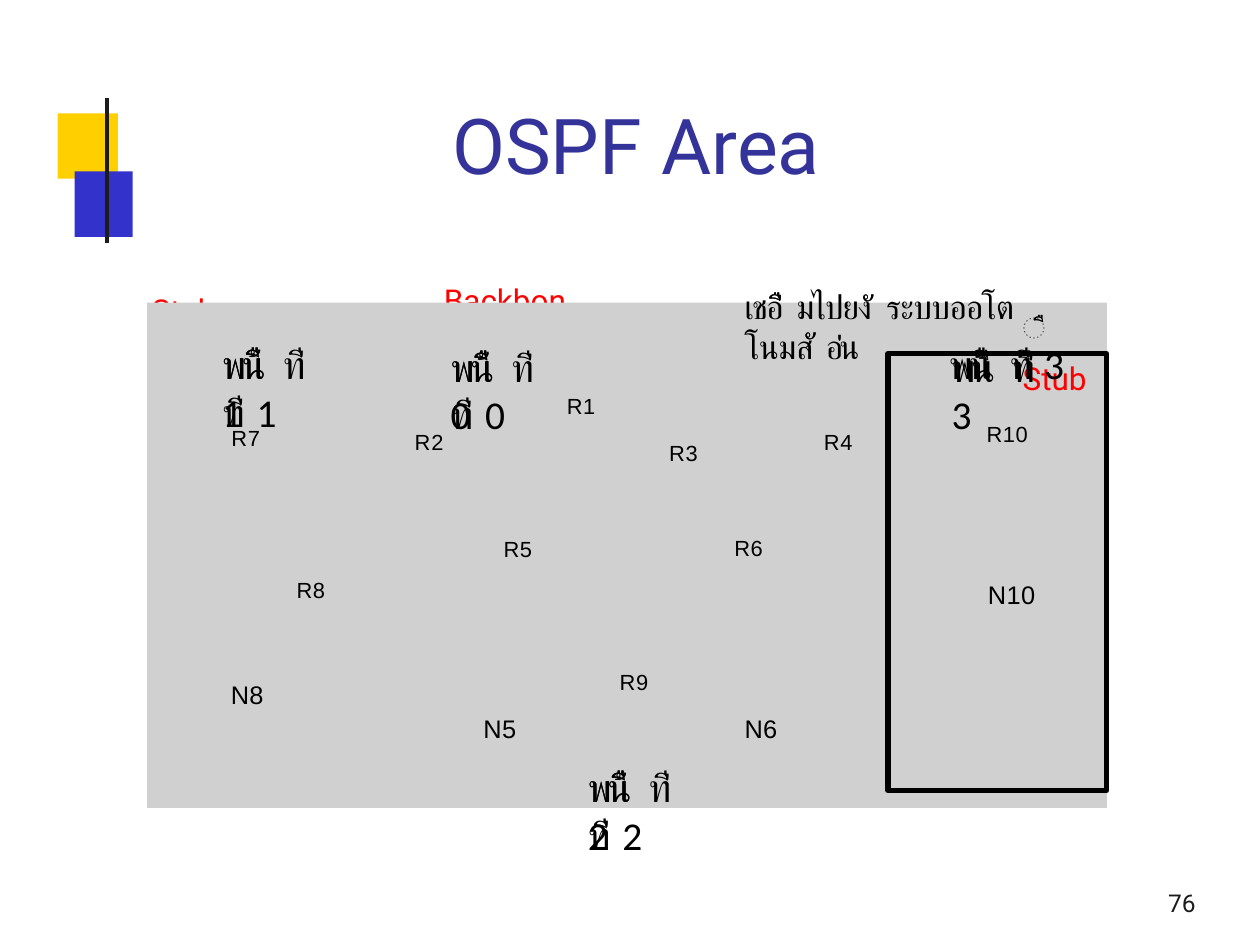
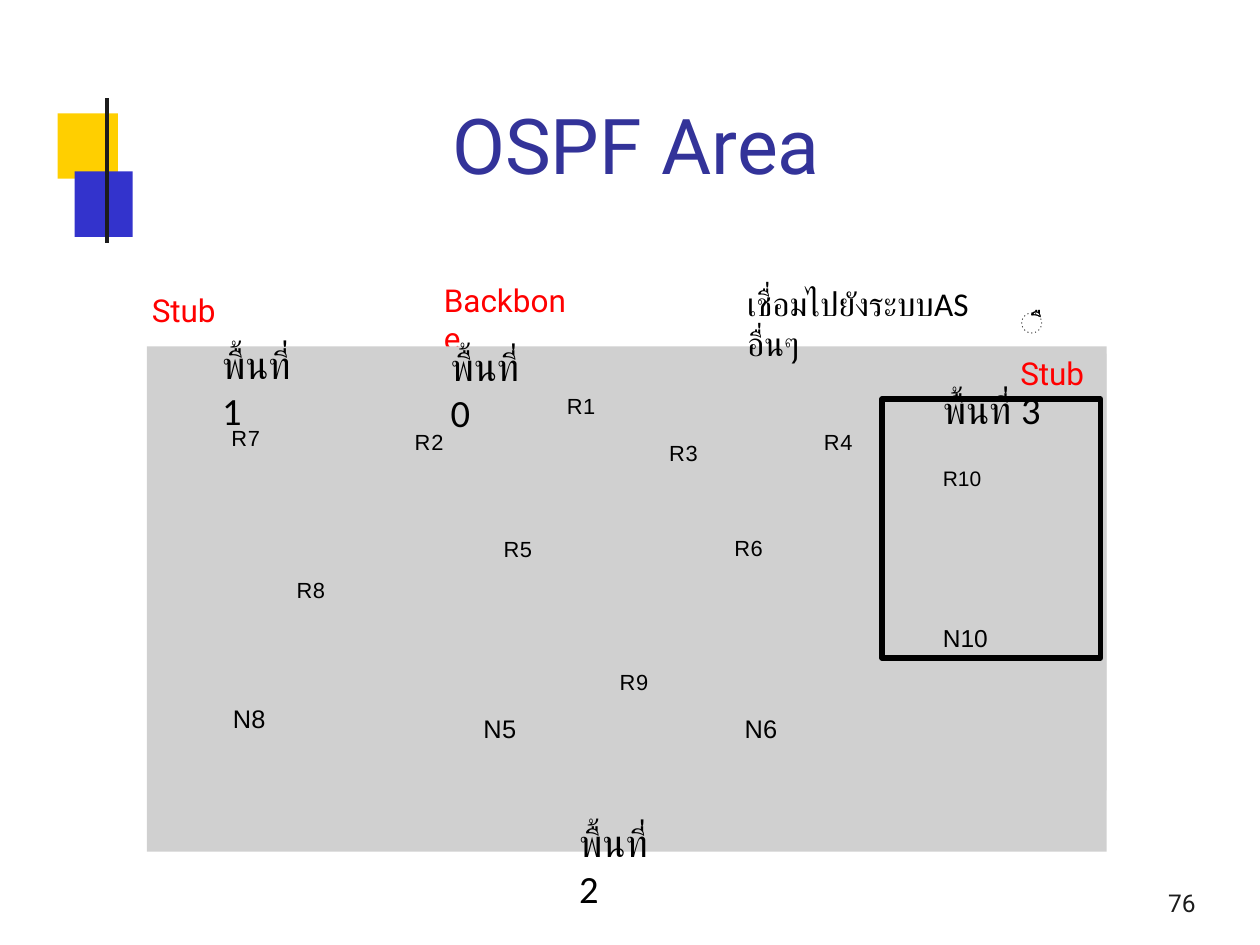
Before and after one commit to Al0nesauurs/etc, a slide deck: slide 76 of networkStudy/2015-09-routing-i.pptx. Drawn at 1260x945 pixels with LibreOffice and Linux fonts; fonts in the diff are those of the drawing; grey boxes stand for pictures; background and template pictures are left out. Boxes give left, top, right and bottom in pixels: in the first picture for what was removed or moved away, otherwise in the second. Text is boxed around its words. In the diff, an @@ line names an element or a change of style, - is before the commit and + after.

```diff
--- a/networkStudy/2015-09-routing-i.pptx
+++ b/networkStudy/2015-09-routing-i.pptx
@@ text at bbox=[747, 291, 968, 364]: text changed @@
-เชอ่่ืื มไปยงัั ระบบออโตโนมสัั อ่่น
+เชื่อมไปยังระบบAS อื่นๆ
@@ text "ืื Stub" rewrapped from bbox=[1023, 361, 1087, 391] to bbox=[1020, 361, 1084, 386] @@
@@ picture: place and size @@
-picture at bbox=[147, 302, 1108, 808]
+picture at bbox=[147, 346, 1108, 852]
@@ text at bbox=[222, 348, 290, 435]: text changed; size 22.5 to 22 pt @@
-พน้ื ท่ี 1
+พื้นที่1
@@ text at bbox=[451, 351, 519, 428]: text changed; size 22.5 to 22 pt @@
-พน้ื ท่ี 0
+พื้นที่ 0
@@ text removed at bbox=[949, 348, 1064, 390] @@
-พน้ื ท่ี 3
@@ text removed at bbox=[222, 396, 277, 438] @@
-พน้ื ท่ี 1
@@ text removed at bbox=[451, 398, 505, 430] @@
-พน้ื ท่ี 0
@@ rectangle "พื้นที่ 3": place and size @@
-rectangle "พื้นที่ 3" at bbox=[888, 354, 1106, 791]
+rectangle "พื้นที่ 3" at bbox=[882, 399, 1100, 659]
@@ text in rectangle at bbox=[943, 394, 1040, 425]: text changed; size 22.5 to 22 pt @@
-พน้ื ท่ี 3
+พื้นที่ 3
@@ text in rectangle at bbox=[943, 471, 988, 648]: size 12.5 to 12 pt, letter spacing 0.4 to 0 pt in "R10"; size 14.5 to 14 pt, letter spacing 0.2 to 0 pt in "N10"; indent changed @@
@@ text "N8": place and size @@
-text "N8" at bbox=[231, 686, 264, 705]
+text "N8" at bbox=[233, 710, 266, 729]
@@ text at bbox=[579, 827, 647, 903]: text changed; size 22.5 to 22 pt @@
-พน้ื ท่ี 2
+พื้นที่2
@@ text removed at bbox=[588, 818, 610, 850] @@
-พน้ื ท่ี 2
```
Also in this commit, not shown: 7 other slides changed, 1 other file.
